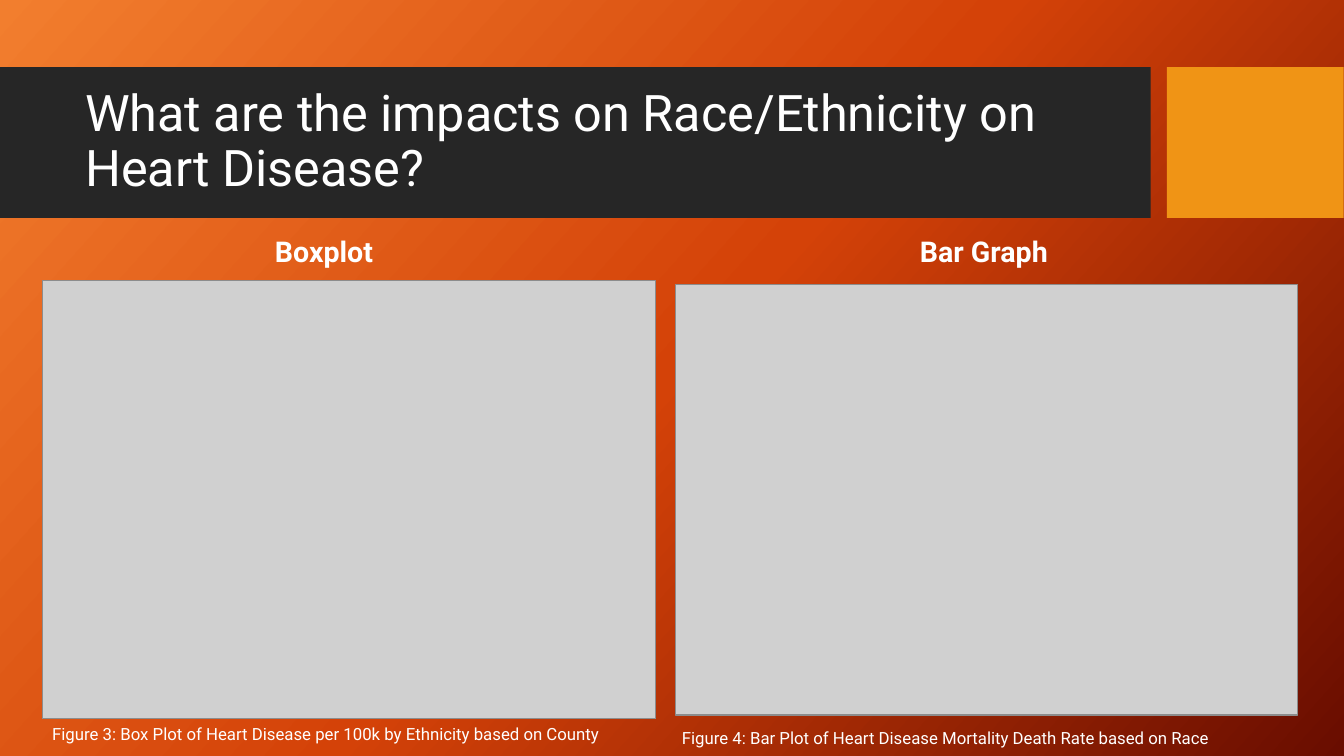
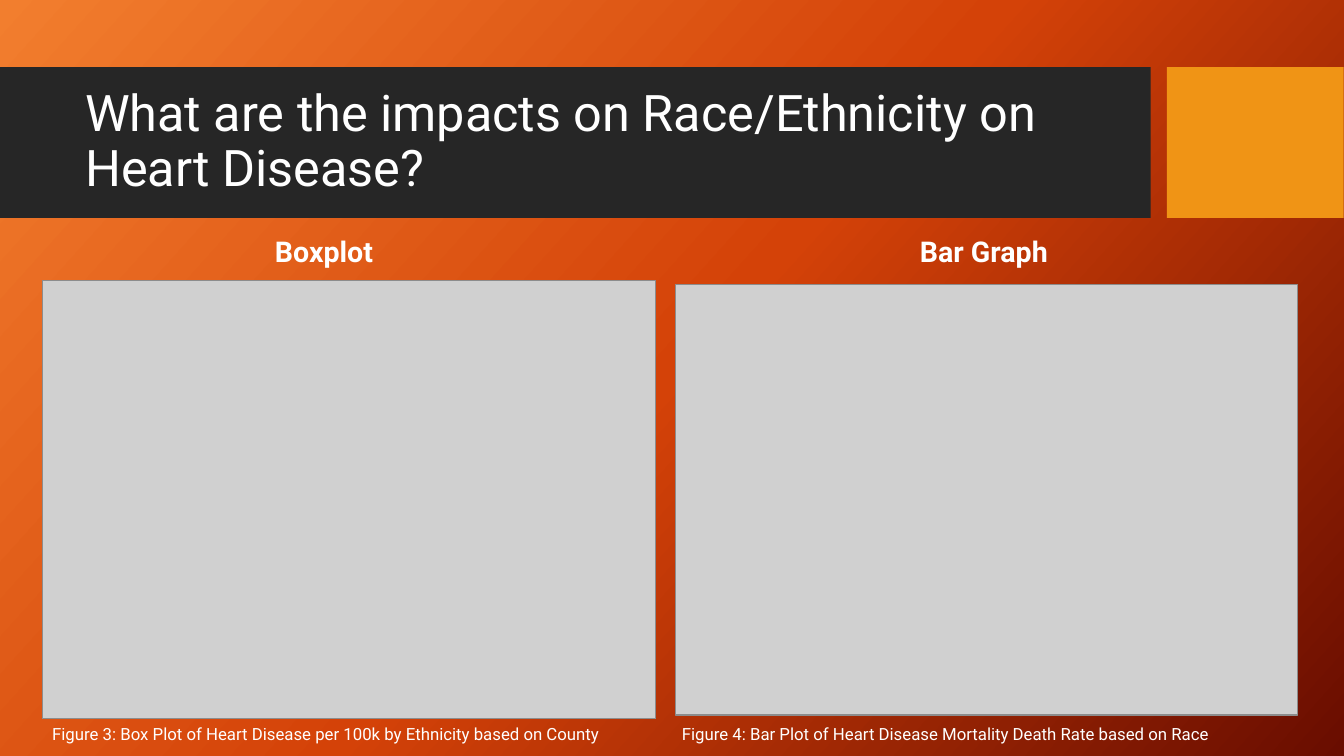
Before and after one commit to Aaron-m-ram/end-to-end-statistical-analysis, a slide deck: slide 7 of Final PP V1.pptx. Drawn at 1344x756 pixels with LibreOffice and Linux fonts; fonts in the diff are those of the drawing; grey boxes stand for pictures; background and template pictures are left out. Boxes give left, top, right and bottom in pixels: in the first picture for what was removed or moved away, otherwise in the second. Text is boxed around its words. In the diff, an @@ line names an element or a change of style, - is before the commit and + after.

Commit message:
PPT FINAL
I think I didn't push but here you go

```diff
--- a/Final PP V1.pptx
+++ b/Final PP V1.pptx
@@ text "Figure 4: Bar Plot of ...": place and size @@
-text "Figure 4: Bar Plot of ..." at [682, 731, 1208, 748]
+text "Figure 4: Bar Plot of ..." at [682, 727, 1208, 744]
```
